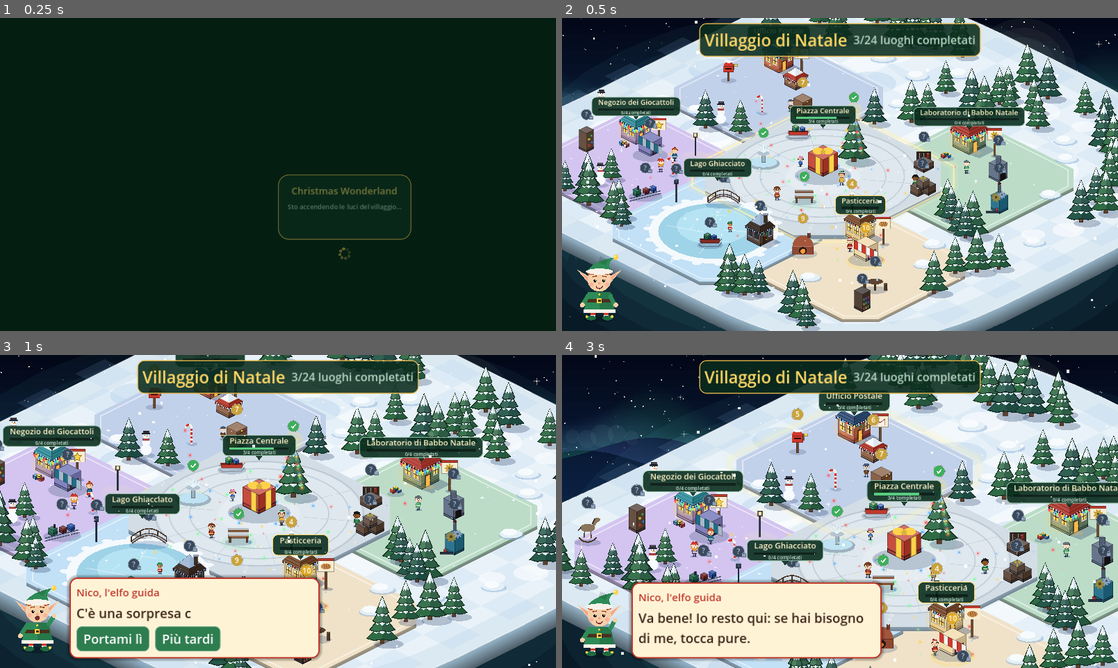
Above: before the commit, frames 1-4 (two rows, left to right).
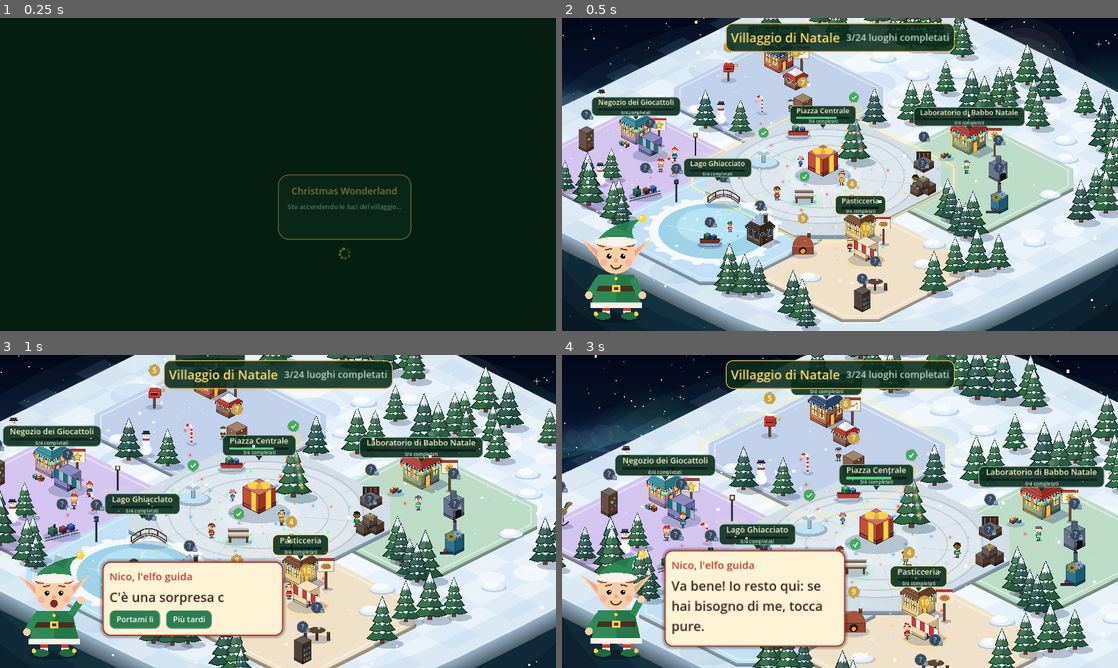
Above: after the commit, the same moments.

Repository: Senape15/christmas-wonderland
Game: Godot game, scene res://main.tscn
The game is run twice, just before and just after one commit, with the same random seed, the same clock (stepped at 60 frames per second) and the same inputs.
Inputs (mouse positions are in pixels of both pictures, inside the frame that each line leads up to):
- Up to frame 1 (0.25 s): no input
- Up to frame 2 (0.5 s): no input
- Up to frame 3 (1 s): tap Enter at 0.5 s; drag from (38, 621) to (333, 442) at 0.52 s
- Up to frame 4 (3 s): click "Faccio da solo" at 1.25 s; drag from (728, 527) to (812, 574) at 2.02 s; move the mouse to (895, 442) at 2.77 s; tap Enter at 2.85 s; click (895, 442) at 2.92 s

Frame 1 is identical in both runs. In frame 2, 5.1% of the frame differs, in the area x 2-76%, y 1-97%; in frame 3, 14%; in frame 4, 62%, in the area x 0-100%, y 0-100%.

Commit message:
app

Diff:
--- a/godot/christmas-village/main.gd
+++ b/godot/christmas-village/main.gd
@@ -72,6 +72,7 @@
 var nico_box: HBoxContainer
 var bubble: PanelContainer
 var nico_text: Label
+var nico_name_lbl: Label
 var nico_actions: HBoxContainer
 var nico_tw: Tween
 var bubble_gen := 0
@@ -83,6 +84,7 @@
 var loader_box: PanelContainer
 var loader_spin: Control
 var loader_t := 0.0
+var ui_check_t := 0.0
 
 func _ready() -> void:
 	var fx = FxScript.new()          # sopra al terreno, sotto agli oggetti
@@ -123,6 +125,7 @@
 	Api.request_failed.connect(func(m):
 		_hide_loader()
 		_show("Ops", m, 0))
+	_setup_js_back()
 	Api.fetch_village()
 	_maybe_screenshot()
 
@@ -329,21 +332,59 @@
 	th.set_color("font_color", "Button", Color.WHITE)
 	th.set_color("font_hover_color", "Button", Color.WHITE)
 	th.set_color("font_pressed_color", "Button", Color.WHITE)
-	th.set_font_size("font_size", "Button", int(round(18 * ui_k)))
-	th.set_font_size("font_size", "Label", int(round(18 * ui_k)))
+	th.set_font_size("font_size", "Button", 18)
+	th.set_font_size("font_size", "Label", 18)
 	return th
 
 ## Su un telefono verticale il viewport 1280x720 viene scalato a ~0.34:
 ## i controlli in pixel sarebbero minuscoli. Questo fattore li riporta a
 ## dimensioni leggibili senza toccare la scala della mappa.
 func ui_scale() -> float:
-	var v: Vector2 = get_viewport().size
+	var v := Vector2(1280, 720)
+	if OS.has_feature("web"):
+		# get_viewport().size resta 1280x720 con stretch "canvas_items":
+		# nel browser dobbiamo legere le dimensioni reali della canvas.
+		var w := float(JavaScriptBridge.eval("window.innerWidth"))
+		var h := float(JavaScriptBridge.eval("window.innerHeight"))
+		if w > 0.0 and h > 0.0:
+			v = Vector2(w, h)
+	else:
+		v = get_viewport().size
 	if v.x <= 0.0 or v.y <= 0.0:
 		return 1.0
 	var s := minf(v.x / 1280.0, v.y / 720.0)
 	if s <= 0.0:
 		return 1.0
-	return clampf(1.0 / s, 1.0, 2.8)
+	return clampf(1.0 / s, 1.0, 3.2)
+
+## I Container di Godot azzerano lo scale dei figli: ingrandiamo Nico
+## direttamente nel disegno e i font del dialogo, senza scalare i contenitori.
+func _apply_ui_scale() -> void:
+	var k := ui_scale()
+	if absf(k - ui_k) < 0.01:
+		return
+	ui_k = k
+	if nico != null:
+		nico.render_scale = k
+		nico.custom_minimum_size = Vector2(128 * k, 172 * k)
+		nico.queue_redraw()
+	if nico_name_lbl != null:
+		nico_name_lbl.add_theme_font_size_override("font_size", int(round(15 * k)))
+	if nico_text != null:
+		nico_text.add_theme_font_size_override("font_size", int(round(19 * k)))
+		nico_text.custom_minimum_size = Vector2(240 * k, 0)
+	if nico_actions != null:
+		nico_actions.add_theme_constant_override("separation", int(round(8 * k)))
+	if header_title != null:
+		header_title.add_theme_font_size_override("font_size", int(round(18 * k)))
+	if header_sub != null:
+		header_sub.add_theme_font_size_override("font_size", int(round(14 * k)))
+	if nico_box != null:
+		nico_box.offset_left = 14.0 * k
+		nico_box.offset_right = 14.0 * k
+		nico_box.offset_top = -14.0 * k
+		nico_box.offset_bottom = -14.0 * k
+		nico_box.add_theme_constant_override("separation", int(round(6 * k)))
 
 ## Copre il villaggio finché i dati non arrivano: niente paesaggio vuoto.
 func _build_loader() -> void:
@@ -416,6 +457,20 @@
 		# Il messaggio deve andare alla pagina padre, non all'iframe stessa.
 		JavaScriptBridge.eval("window.parent.postMessage({type:'wonderland:ready'}, window.location.origin)")
 
+## La pagina può chiedere il ritorno al villaggio con un messaggio.
+func _setup_js_back() -> void:
+	if not OS.has_feature("web"):
+		return
+	var cb := JavaScriptBridge.create_callback(_on_js_back)
+	JavaScriptBridge.eval("window.addEventListener('message', function(e){ if(e.origin===window.location.origin && e.data && e.data.type==='wonderland:back'){ %s(e.data); } });" % cb)
+
+func _on_js_back(_args: Array) -> void:
+	_back_to_village()
+
+func _post_view(view_name: String) -> void:
+	if OS.has_feature("web"):
+		JavaScriptBridge.eval("window.parent.postMessage({type:'wonderland:view',view:'%s'}, window.location.origin)" % view_name)
+
 func _build_ui() -> void:
 	ui_k = ui_scale()
 	ui_theme = _make_theme()
@@ -445,7 +500,7 @@
 
 	# finestra "Apri la sorpresa"
 	popup = PanelContainer.new()
-	popup.custom_minimum_size = Vector2(420 * ui_k, 0)
+	popup.custom_minimum_size = Vector2(420, 0)
 	popup.visible = false
 	var sb := StyleBoxFlat.new()
 	sb.bg_color = Color("0f3b25")
@@ -459,11 +514,11 @@
 	box.add_theme_constant_override("separation", 12)
 	popup.add_child(box)
 	popup_title = Label.new()
-	popup_title.add_theme_font_size_override("font_size", int(round(28 * ui_k)))
+	popup_title.add_theme_font_size_override("font_size", 28)
 	popup_title.add_theme_color_override("font_color", Color("ffd966"))
 	popup_body = Label.new()
 	popup_body.autowrap_mode = TextServer.AUTOWRAP_WORD_SMART
-	popup_body.custom_minimum_size = Vector2(376 * ui_k, 0)
+	popup_body.custom_minimum_size = Vector2(376, 0)
 	popup_body.add_theme_color_override("font_color", Color("f1f7f2"))
 	popup_btn = Button.new()
 	popup_btn.text = "Apri la sorpresa"
@@ -500,10 +555,10 @@
 	back_btn.visible = false
 	header_title = Label.new()
 	header_title.text = "Villaggio di Natale"
-	header_title.add_theme_font_size_override("font_size", int(round(24 * ui_k)))
+	header_title.add_theme_font_size_override("font_size", int(round(18 * ui_k)))
 	header_title.add_theme_color_override("font_color", Color("ffd966"))
 	header_sub = Label.new()
-	header_sub.add_theme_font_size_override("font_size", int(round(16 * ui_k)))
+	header_sub.add_theme_font_size_override("font_size", int(round(14 * ui_k)))
 	header_sub.add_theme_color_override("font_color", Color("b8d6c4"))
 	header_sub.size_flags_vertical = Control.SIZE_SHRINK_CENTER
 	hb.add_child(back_btn)
@@ -527,8 +582,9 @@
 	root.add_child(nico_box)
 	nico = NicoScript.new()
 	nico.tapped.connect(_on_nico_tapped)
-	# Ritratto grande e leggibile anche su telefono.
-	nico.scale = Vector2(ui_k, ui_k)
+	# Il ritratto si ingrandisce nel disegno (i Container azzerano lo scale).
+	nico.render_scale = ui_k
+	nico.custom_minimum_size = Vector2(128 * ui_k, 172 * ui_k)
 	nico_box.add_child(nico)
 	bubble = PanelContainer.new()
 	bubble.size_flags_vertical = Control.SIZE_SHRINK_CENTER
@@ -542,23 +598,24 @@
 	bs.shadow_color = Color(0, 0, 0, 0.35)
 	bs.shadow_size = 8
 	bubble.add_theme_stylebox_override("panel", bs)
-	bubble.scale = Vector2(ui_k, ui_k)
 	nico_box.add_child(bubble)
 	var bb := VBoxContainer.new()
 	bb.add_theme_constant_override("separation", 8)
 	bubble.add_child(bb)
-	var nm := Label.new()
-	nm.text = "Nico, l'elfo guida"
-	nm.add_theme_font_size_override("font_size", int(round(15 * ui_k)))
-	nm.add_theme_color_override("font_color", Color("c0392b"))
+	nico_name_lbl = Label.new()
+	nico_name_lbl.text = "Nico, l'elfo guida"
+	nico_name_lbl.add_theme_font_size_override("font_size", int(round(15 * ui_k)))
+	nico_name_lbl.add_theme_color_override("font_color", Color("c0392b"))
 	nico_text = Label.new()
 	nico_text.autowrap_mode = TextServer.AUTOWRAP_WORD_SMART
-	nico_text.custom_minimum_size = Vector2(340 * ui_k, 0)
+	# La nuvoletta viene già scalata come contenitore: non scalare anche
+	# i font qui, altrimenti il testo raddoppia e finisce fuori schermo.
+	nico_text.custom_minimum_size = Vector2(240 * ui_k, 0)
 	nico_text.add_theme_font_size_override("font_size", int(round(19 * ui_k)))
 	nico_text.add_theme_color_override("font_color", Color("3a2418"))
 	nico_actions = HBoxContainer.new()
 	nico_actions.add_theme_constant_override("separation", int(round(8 * ui_k)))
-	bb.add_child(nm)
+	bb.add_child(nico_name_lbl)
 	bb.add_child(nico_text)
 	bb.add_child(nico_actions)
 
@@ -729,6 +786,7 @@
 	_tween_cam(iso(zg) + Vector2(0, -45), z, 0.85)
 	_set_focus_dim(slug)
 	_update_header()
+	_post_view("district")
 	if talk:
 		_nico_zone_talk(slug)
 
@@ -741,6 +799,7 @@
 	_tween_cam(Vector2(0, 20), 0.85, 0.0)
 	_set_focus_dim("")
 	_update_header()
+	_post_view("village")
 	_nico_say("Eccoci di nuovo nel villaggio! Dove andiamo adesso?", [{"label": "Dove vado oggi?", "call": _nico_suggest}])
 
 func _update_header() -> void:
@@ -997,6 +1056,10 @@
 	return best
 
 func _process(_d: float) -> void:
+	ui_check_t += _d
+	if ui_check_t >= 0.5:
+		ui_check_t = 0.0
+		_apply_ui_scale()
 	_process_loader(_d)
 	var mp := get_global_mouse_position()
 	var found := false
--- a/godot/christmas-village/nico.gd
+++ b/godot/christmas-village/nico.gd
@@ -8,6 +8,9 @@
 var talking := false
 var happy := 0.0       # secondi di saluto rimasti
 var t := 0.0
+## Ingrandimento del disegno: i Container di Godot azzerano lo `scale` del
+## controllo figlio, quindi applichiamo la trasformata direttamente in _draw.
+var render_scale := 1.0
 
 func _init() -> void:
 	custom_minimum_size = Vector2(128, 172)
@@ -29,6 +32,7 @@
 		accept_event()
 
 func _draw() -> void:
+	draw_set_transform(Vector2.ZERO, 0.0, Vector2(render_scale, render_scale))
 	var by := sin(t * 2.2) * 2.5
 	var skin := Color("f6cfa8")
 	var green := Color("2e8b57")
--- a/godot/christmas-village/place_scene.gd
+++ b/godot/christmas-village/place_scene.gd
@@ -33,13 +33,20 @@
 
 ## Stessa logica di main.gd: su telefono i controlli in pixel vanno ingranditi.
 func ui_scale() -> float:
-	var v: Vector2 = get_viewport().size
+	var v := Vector2(1280, 720)
+	if OS.has_feature("web"):
+		var w := float(JavaScriptBridge.eval("window.innerWidth"))
+		var h := float(JavaScriptBridge.eval("window.innerHeight"))
+		if w > 0.0 and h > 0.0:
+			v = Vector2(w, h)
+	else:
+		v = get_viewport().size
 	if v.x <= 0.0 or v.y <= 0.0:
 		return 1.0
 	var s := minf(v.x / 1280.0, v.y / 720.0)
 	if s <= 0.0:
 		return 1.0
-	return clampf(1.0 / s, 1.0, 2.8)
+	return clampf(1.0 / s, 1.0, 3.2)
 
 func _ready() -> void:
 	ui_k = ui_scale()
@@ -62,7 +69,8 @@
 	add_child(shade)
 
 	nico = NicoScript.new()
-	nico.scale = Vector2(2.1 * ui_k, 2.1 * ui_k)
+	nico.render_scale = 2.1 * ui_k
+	nico.custom_minimum_size = Vector2(128 * 2.1 * ui_k, 172 * 2.1 * ui_k)
 	nico.mouse_filter = Control.MOUSE_FILTER_IGNORE
 	add_child(nico)
 	npc = PortraitScript.new()
@@ -144,6 +152,14 @@
 	visible = false
 
 func _layout() -> void:
+	ui_k = ui_scale()
+	nico.render_scale = 2.1 * ui_k
+	nico.custom_minimum_size = Vector2(128 * 2.1 * ui_k, 172 * 2.1 * ui_k)
+	npc.scale = Vector2(ui_k, ui_k)
+	title_lbl.add_theme_font_size_override("font_size", int(round(34 * ui_k)))
+	name_lbl.add_theme_font_size_override("font_size", int(round(26 * ui_k)))
+	role_lbl.add_theme_font_size_override("font_size", int(round(16 * ui_k)))
+	text_lbl.add_theme_font_size_override("font_size", int(round(24 * ui_k)))
 	var s := size
 	var bh := 190.0 * ui_k
 	var by := s.y - bh - 28.0 * ui_k
Not shown, changed: next.config.ts
Not shown, changed: public/village/index.pck
Not shown, changed: src/lib/pwa/service-worker.test.ts
